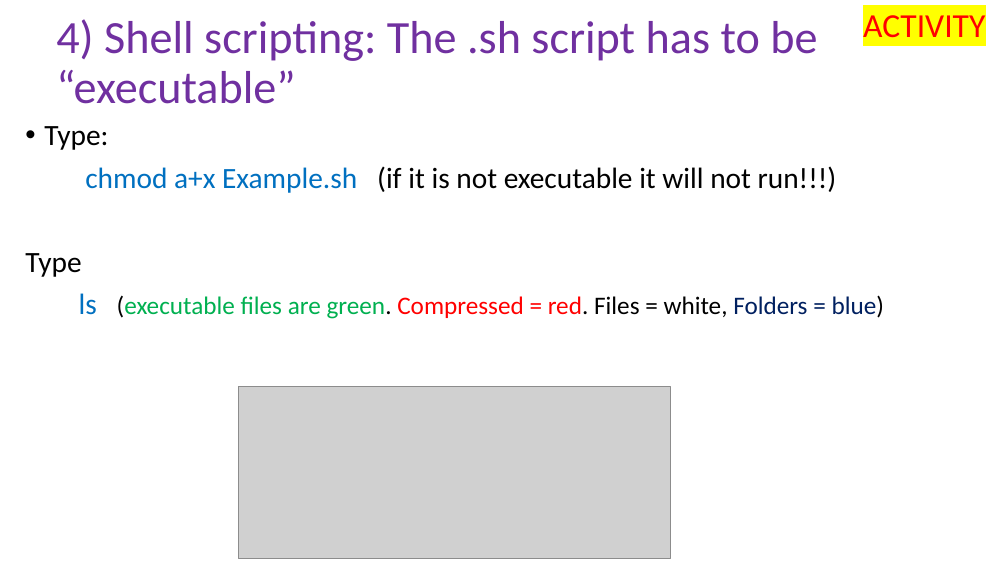
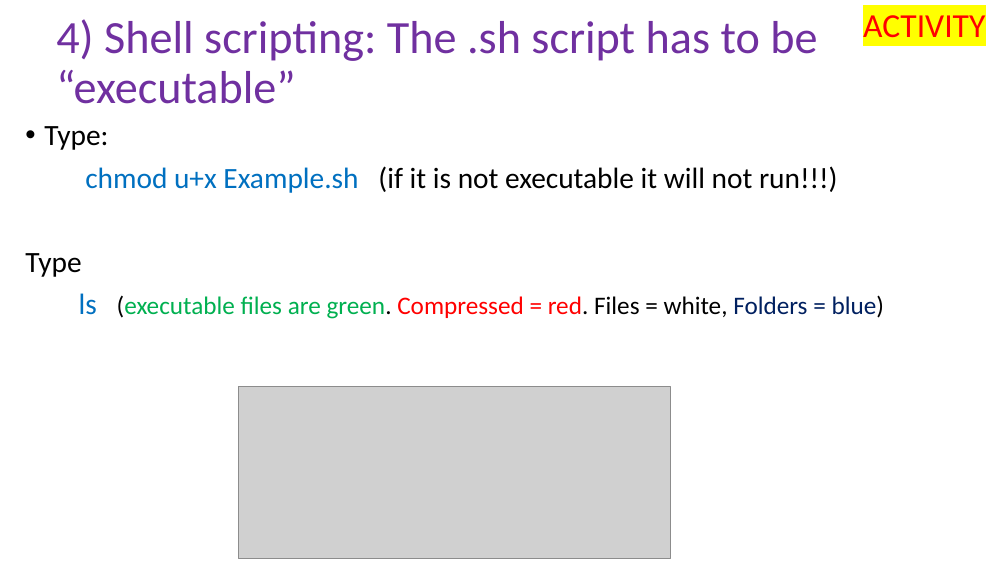
Before and after one commit to peterthorpe5/Msc_Digital_Health, a slide deck: slide 8 of powerpoint/4_Shell_scripting.pptx. Drawn at 1008x567 pixels with LibreOffice and Linux fonts; fonts in the diff are those of the drawing; grey boxes stand for pictures. Boxes give left, top, right and bottom in pixels: in the first picture for what was removed or moved away, otherwise in the second. Text is boxed around its words. In the diff, an @@ line names an element or a change of style, - is before the commit and + after.

```diff
--- a/powerpoint/4_Shell_scripting.pptx
+++ b/powerpoint/4_Shell_scripting.pptx
@@ text at <box>85,166,838,193</box>: text changed @@
-chmod a+x Example.sh (if it is not executable it will not run!!!)
+chmod u+x Example.sh (if it is not executable it will not run!!!)
```
Also in this commit, not shown: 6 other slides changed, 6 other files.
